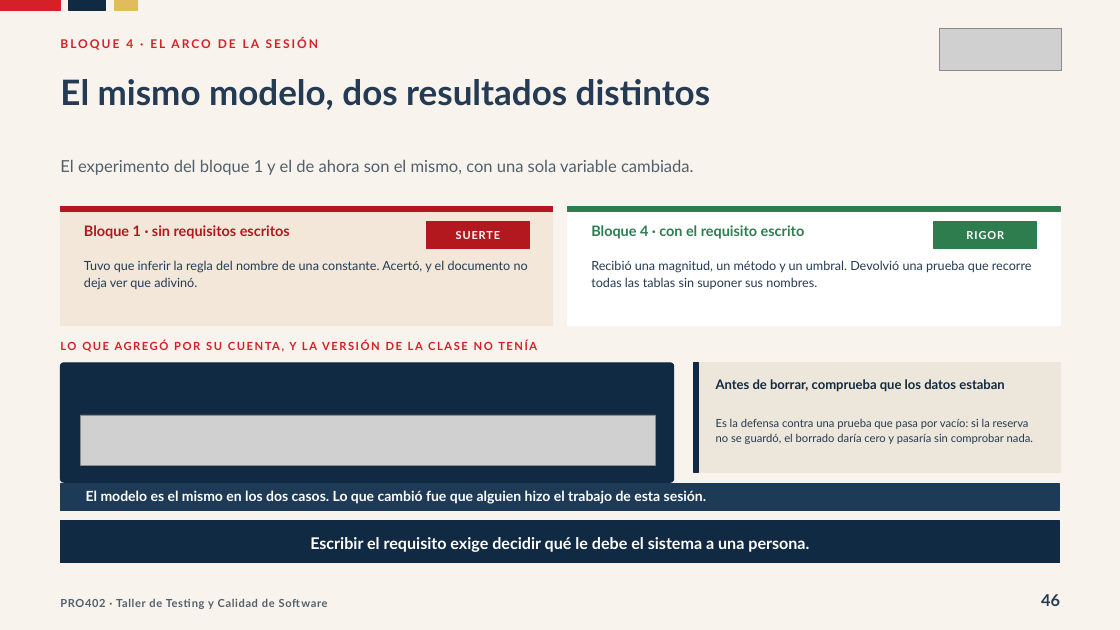
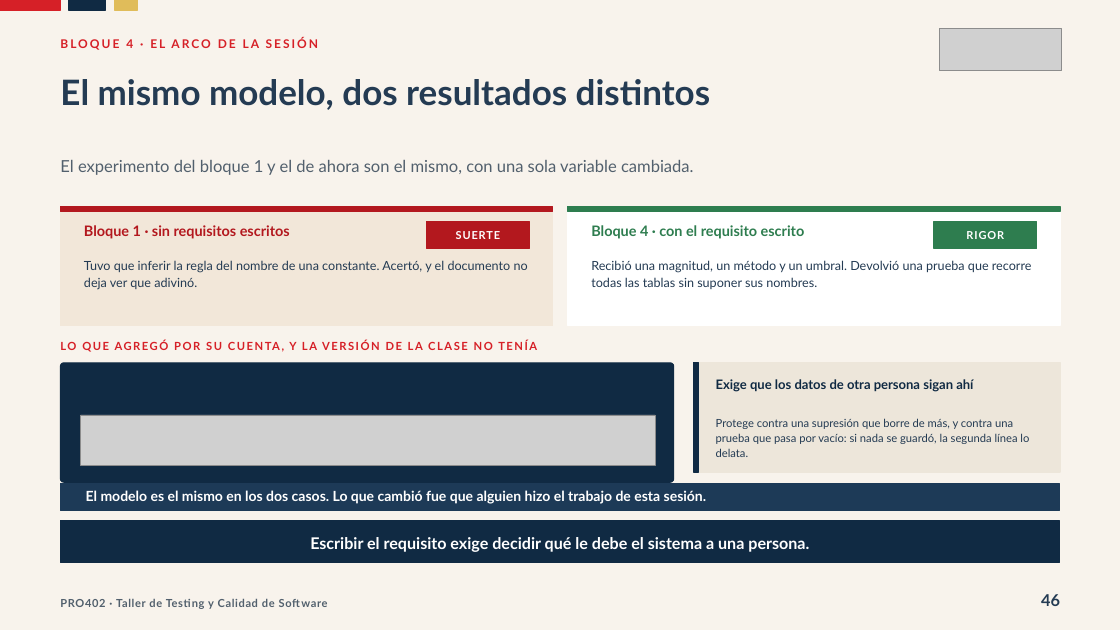
Before and after one commit to Dieg0Code/pro402-taller-de-testing-2026, a slide deck: slide 46 of clases/semana-05/02/ppt/Clase-14-Que-Se-Decidio-Probar.pptx. Drawn at 1120x630 pixels with LibreOffice and Linux fonts; fonts in the diff are those of the drawing; grey boxes stand for pictures. Boxes give left, top, right and bottom in pixels: in the first picture for what was removed or moved away, otherwise in the second. Text is boxed around its words. In the diff, an @@ line names an element or a change of style, - is before the commit and + after.

```diff
--- a/clases/semana-05/02/ppt/Clase-14-Que-Se-Decidio-Probar.pptx
+++ b/clases/semana-05/02/ppt/Clase-14-Que-Se-Decidio-Probar.pptx
@@ text at (716,379,973,392): text changed @@
-Antes de borrar, comprueba que los datos estaban
+Exige que los datos de otra persona sigan ahí
@@ text at (716,418,1029,457): text changed @@
-Es la defensa contra una prueba que pasa por vacío: si la reserva no se guardó, el borrado daría cero y pasaría sin comprobar nada.
+Protege contra una supresión que borre de más, y contra una prueba que pasa por vacío: si nada se guardó, la segunda línea lo delata.
```
Also in this commit, not shown: 23 other slides changed, 2 other files.
